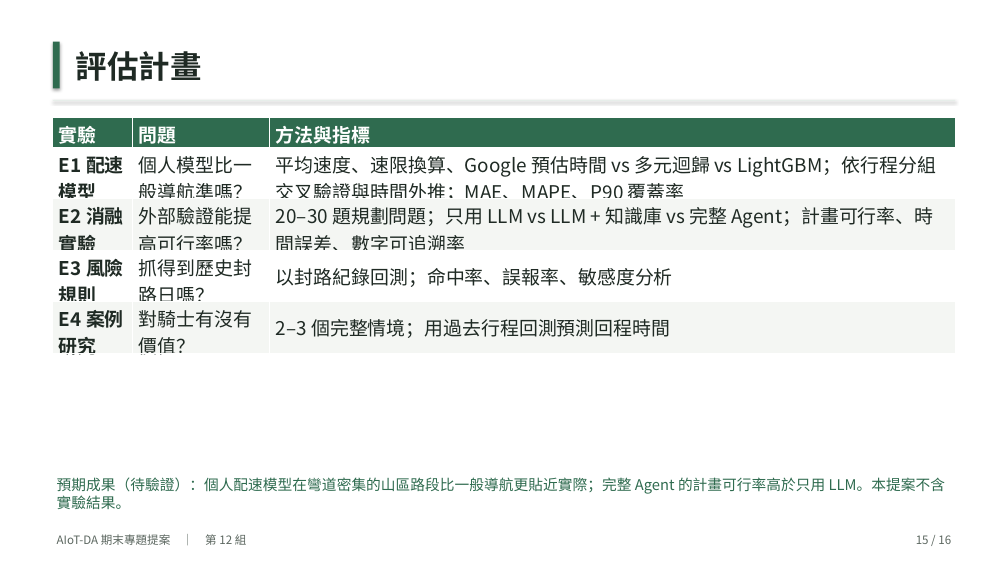
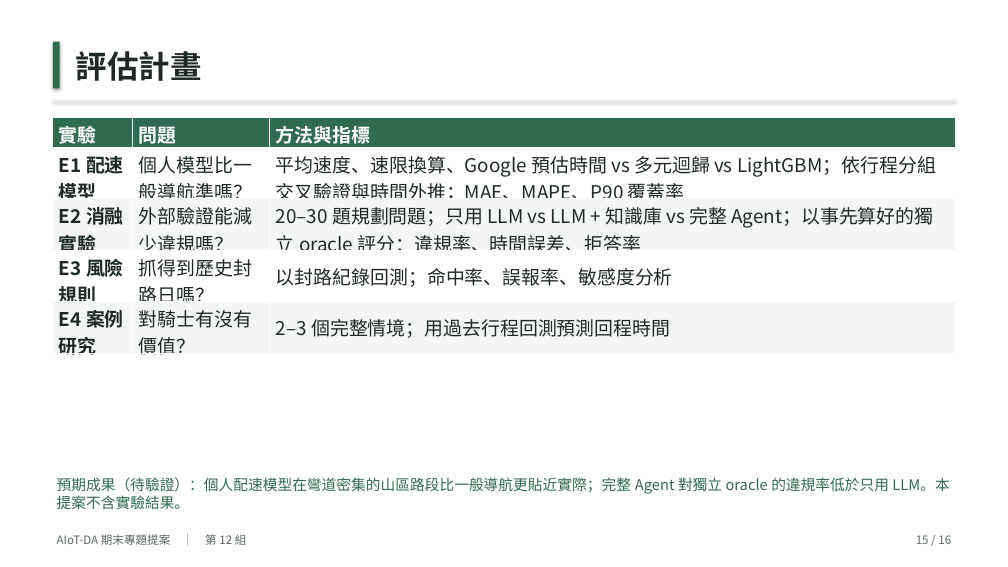
Before and after one commit to yotsubamomo/moto-touring-copilot, a slide deck: slide 15 of docs/proposal/proposal-slides.pptx. Drawn at 1008x567 pixels with LibreOffice and Linux fonts; fonts in the diff are those of the drawing. Boxes give left, top, right and bottom in pixels: in the first picture for what was removed or moved away, otherwise in the second. Text is boxed around its words. In the diff, an @@ line names an element or a change of style, - is before the commit and + after.

Commit message:
[Modify] – Sync DESIGN.md verification rules and Algorithm 1 with the reviewed proposal, and update the slides
[Modification] DESIGN.md §4.2: rule 2 uses the P90 arrival time at each station; rule 3 checks the [P50, P90] arrival window against heavy-rain warnings
[Modification] DESIGN.md §8: replace the condensed Algorithm 1 with the proposal's 21-line version (P50/P90 segment times and arrival times from the pace agent)
[Modification] DESIGN.md §13: add the review-sync entry and correct the creation date
[Modification] docs/proposal/proposal-slides.pptx: slide 10 states the model predicts log moving time; slide 15 E2 is scored against an independent oracle

```diff
--- a/docs/proposal/proposal-slides.pptx
+++ b/docs/proposal/proposal-slides.pptx
@@ table at (53, 117, 955, 359) @@
-row 3, column 2: 外部驗證能提高可行率嗎？
+row 3, column 2: 外部驗證能減少違規嗎？
-row 3, column 3: 20–30 題規劃問題；只用 LLM vs LLM + 知識庫 vs 完整 Agent；計畫可行率、時間誤差、數字可追溯率
+row 3, column 3: 20–30 題規劃問題；只用 LLM vs LLM + 知識庫 vs 完整 Agent；以事先算好的獨立 oracle 評分：違規率、時間誤差、拒答率
@@ text at (57, 477, 949, 509): text changed @@
-預期成果（待驗證）：個人配速模型在彎道密集的山區路段比一般導航更貼近實際；完整 Agent 的計畫可行率高於只用 LLM。本提案不含實驗結果。
+預期成果（待驗證）：個人配速模型在彎道密集的山區路段比一般導航更貼近實際；完整 Agent 對獨立 oracle 的違規率低於只用 LLM。本提案不含實驗結果。
```
Also in this commit, not shown: 1 other slide changed, 1 other file.
